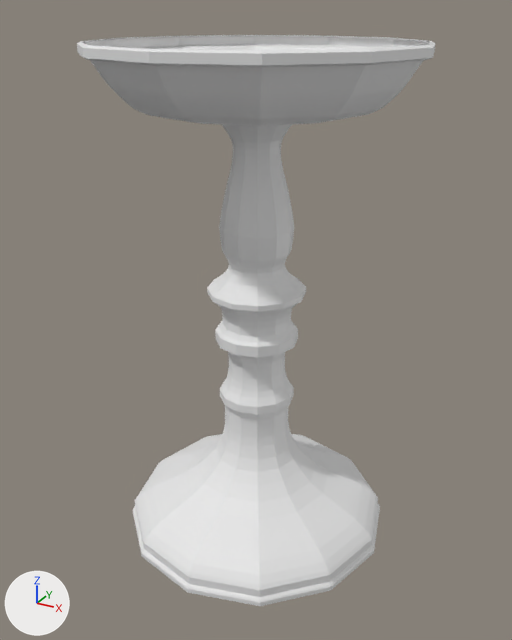
The Blender file BlenderFundamentals/BlenderFundamentals_001.blend: old version first, new version second.
One viewpoint serves both versions: a 50 mm lens placed at (2.78, -5.07, 2.45), pointed at (0.02, -0.04, -0.06). Lighting does not change. The marker at lower left points along +X, +Y and +Z.

Names of what the first picture shows: 'CandleHolder'.
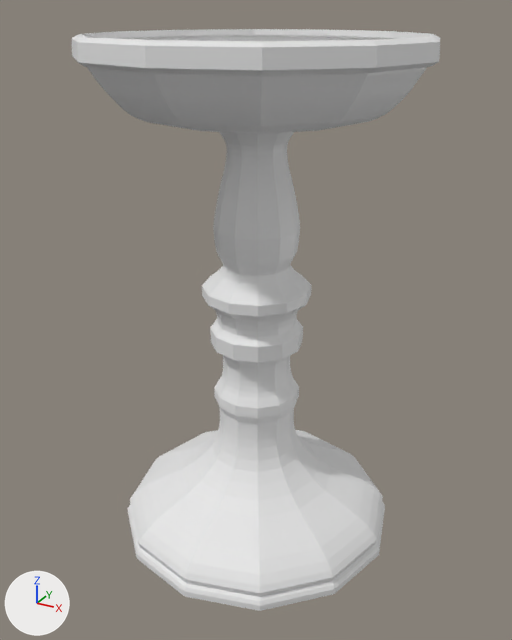
Commit message: candle holder caps

Boxes (x1, y1, x2, y2) around the edits, measured in the pictures (512 x 640 px):
'CandleHolder', reshaped
    before: (77, 35, 435, 606)
    after: (72, 29, 440, 611)
part 1 of me_plane_002, built on
    after: (72, 29, 440, 611)

The change in detail:
me_plane_002 is used by ob_candleholder; location (1.32, 0.0, 2.22).
me_plane_002 had 1056 vertices, 1044 faces and spanned x -2.68..0.03, y -1.36..1.36, z -4.41..0.0.
me_plane_002 now has 2101 vertices, 2100 faces and spans x -2.73..0.08, y -1.4..1.4, z -4.41..0.05.
me_plane_002 part 1: 12 vertices removed from x -1.87..-0.78, y -0.54..0.54, z -0.53; 1057 vertices added at x -2.73..0.08, y -1.4..1.4, z -4.41..0.05.
